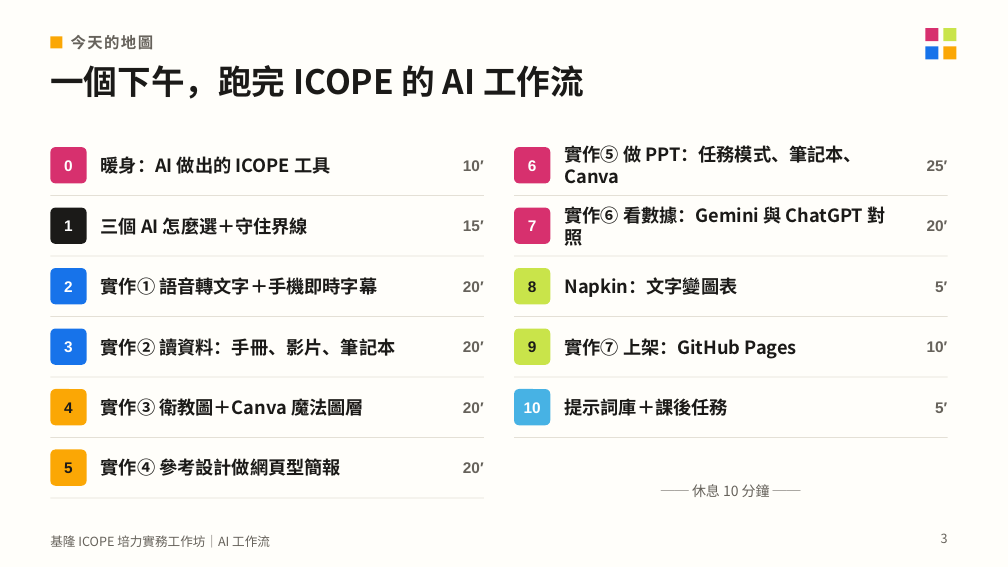
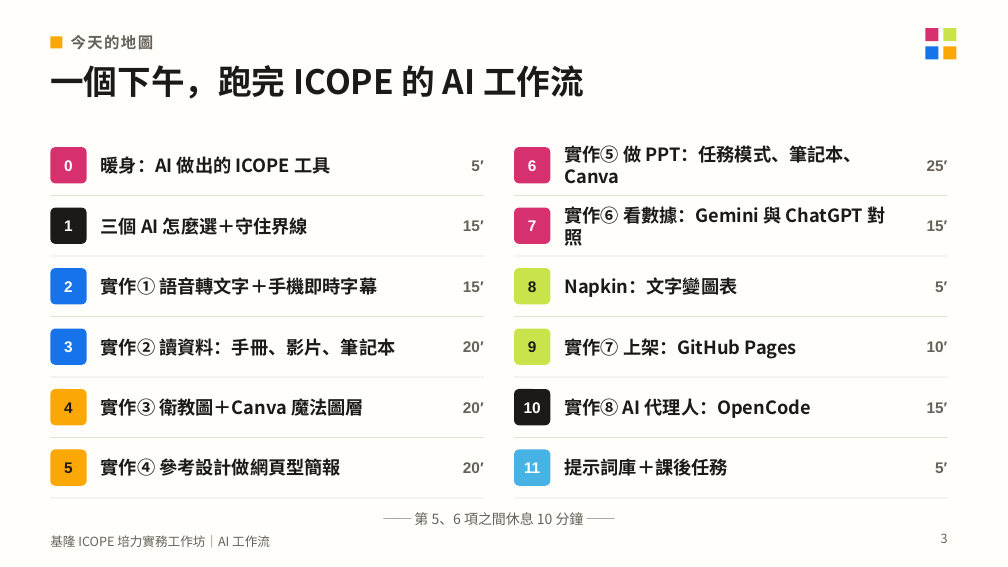
Before and after one commit to mattsue1003/keelung-icope-ai, a slide deck: slide 3 of 基隆ICOPE_AI工作坊_講義.pptx. Drawn at 1008x567 pixels with LibreOffice and Linux fonts; fonts in the diff are those of the drawing. Boxes give left, top, right and bottom in pixels: in the first picture for what was removed or moved away, otherwise in the second. Text is boxed around its words. In the diff, an @@ line names an element or a change of style, - is before the commit and + after.

```diff
--- a/基隆ICOPE_AI工作坊_講義.pptx
+++ b/基隆ICOPE_AI工作坊_講義.pptx
@@ text at bbox=[471, 160, 483, 171]: text changed @@
-10′
+5′
@@ text at bbox=[927, 220, 948, 231]: text changed @@
-20′
+15′
@@ text at bbox=[463, 281, 484, 292]: text changed @@
-20′
+15′
@@ rounded rectangle at bbox=[514, 389, 550, 425]: fill #47B2E4 to #1B1A18 @@
@@ text added at bbox=[564, 398, 811, 418], 13 pt, text #1B1A18, bold @@
+實作⑧ AI 代理人：OpenCode
@@ text added at bbox=[927, 402, 948, 413], 11 pt, text #66625B, bold @@
+15′
@@ text "提示詞庫＋課後任務": place and size @@
-text "提示詞庫＋課後任務" at bbox=[564, 398, 727, 416]
+text "提示詞庫＋課後任務" at bbox=[564, 458, 727, 476]
@@ text "5′": place and size @@
-text "5′" at bbox=[935, 402, 947, 413]
+text "5′" at bbox=[935, 462, 947, 473]
@@ rounded rectangle added at bbox=[514, 450, 550, 486], fill #47B2E4 @@
@@ text added at bbox=[524, 462, 540, 473], 11 pt, text #FFFFFF, bold @@
+11
@@ line added from (514, 498) to (948, 498), #E4E0D6 0.5 pt @@
@@ text at bbox=[414, 512, 584, 525]: text changed @@
-── 休息 10 分鐘 ──
+── 第 5、6 項之間休息 10 分鐘 ──
```
Also in this commit, not shown: 11 slides added, 27 other files.
